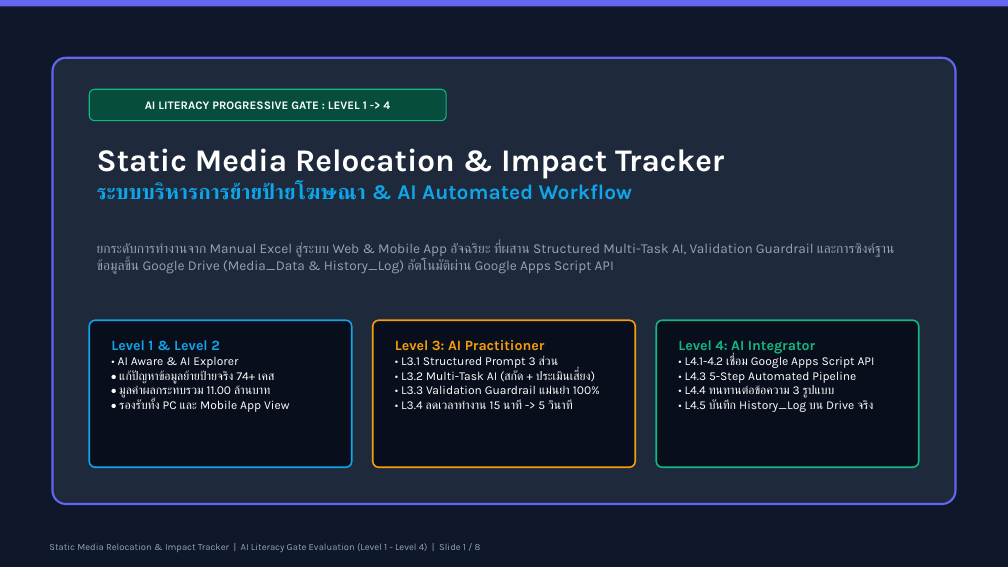
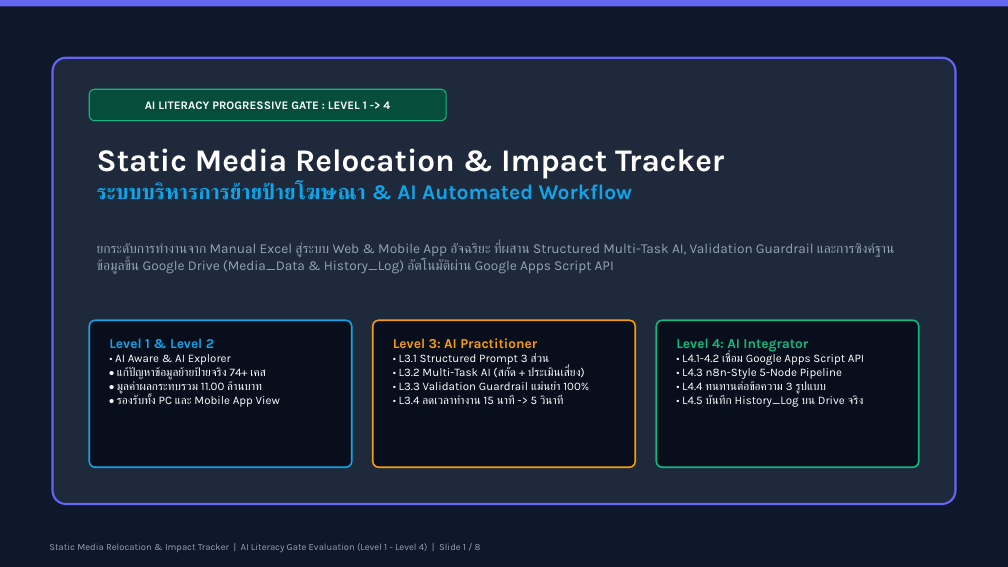
Before and after one commit to wasusangthong-sketch/media_relocation_dist, a slide deck: slide 1 of AI_Literacy_Gate_Level1_to_4_Presentation.pptx. Drawn at 1008x567 pixels with LibreOffice and Linux fonts; fonts in the diff are those of the drawing. Boxes give left, top, right and bottom in pixels: in the first picture for what was removed or moved away, otherwise in the second. Text is boxed around its words. In the diff, an @@ line names an element or a change of style, - is before the commit and + after.

```diff
--- a/AI_Literacy_Gate_Level1_to_4_Presentation.pptx
+++ b/AI_Literacy_Gate_Level1_to_4_Presentation.pptx
@@ text "Level 1 & Level 2" at [109, 338, 280, 407]: size 13.5 to 13 pt in "Level 1 & Level 2"; size 11.5 to 11 pt in "• AI Aware & AI Explorer", "• แก้ปัญหาข้อมูลย้ายป้ายจริง 74+ เคส", "• มูลค่าผลกระทบรวม 11.00 ล้านบาท", "• รองรับทั้ง PC และ Mobile App View" @@
@@ text "Level 3: AI Practitioner" at [393, 338, 589, 404]: size 13.5 to 13 pt in "Level 3: AI Practitioner"; size 11.5 to 11 pt in "• L3.1 Structured Prompt 3 ส่วน", "• L3.2 Multi-Task AI (สกัด + ประเมินเสี่ยง)", "• L3.3 Validation Guardrail แม่นยำ 100%", "• L3.4 ลดเวลาทำงาน 15 นาที -> 5 ..." @@
@@ text at [676, 338, 864, 407]: size 13.5 to 13 pt in "Level 4: AI Integrator"; size 11.5 to 11 pt in "• L4.1-4.2 เชื่อม Google Apps Script API", "• L4.4 ทนทานต่อข้อความ 3 รูปแบบ", "• L4.5 บันทึก History_Log บน Drive จริง" @@
@@ text at [682, 368, 842, 379]: text changed; size 11.5 to 11 pt @@
-• L4.3 5-Step Automated Pipeline
+• L4.3 n8n-Style 5-Node Pipeline
```
Also in this commit, not shown: 7 other slides changed, 1 other file.
